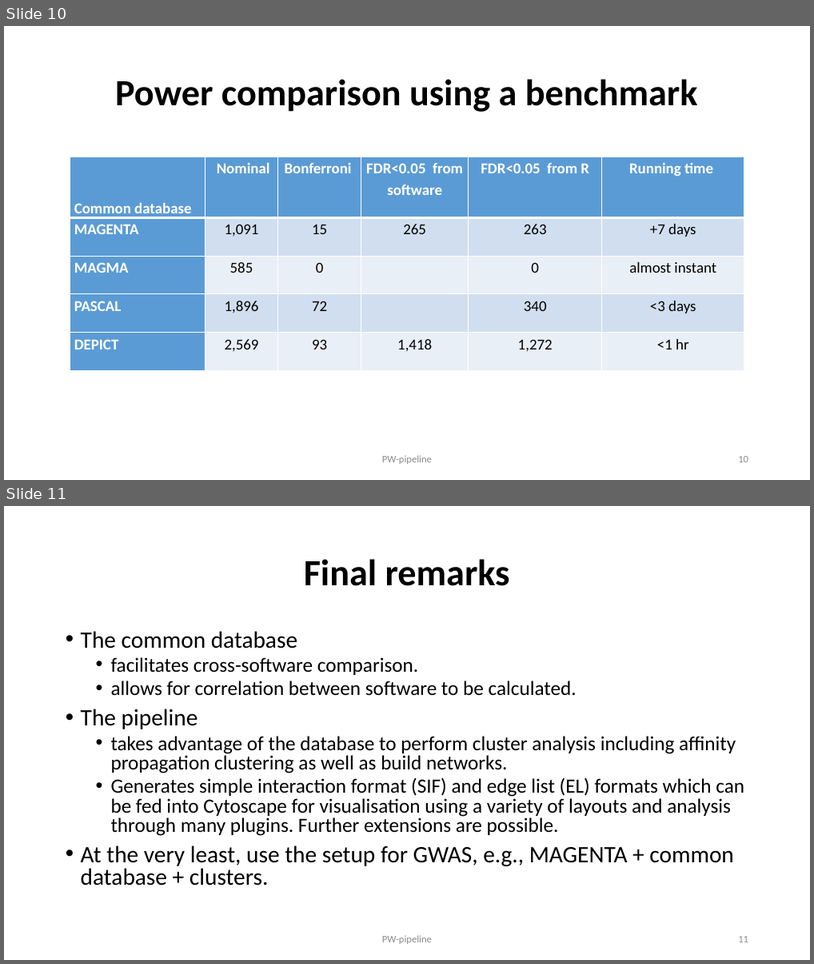
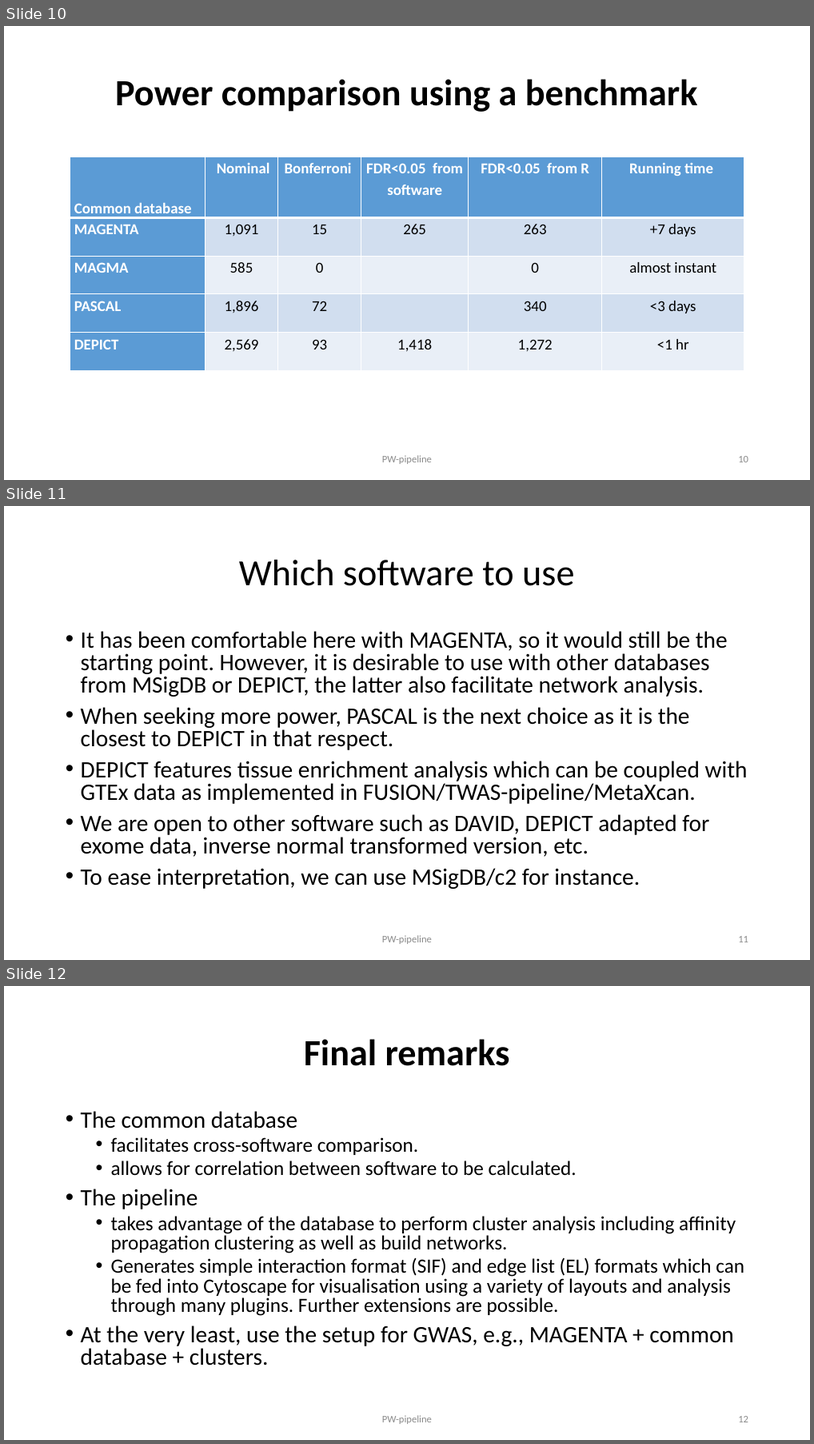
Before and after one commit to jinghuazhao/PW-pipeline, a slide deck: README.pptx. Shown one above the other, each under a label of ours: slides 10 and 11 before the commit, slides 10, 11 and 12 after it. The pictures are 814x964 and 814x1444 pixels, drawn with LibreOffice and Linux fonts; fonts in the diff are those of the drawing. Boxes give left, top, right and bottom in pixels: in the first picture for what was removed or moved away, otherwise in the second. Text is boxed around its words. In the diff, an @@ line names an element or a change of style, - is before the commit and + after.

Commit message:
README

```diff
--- a/README.pptx
+++ b/README.pptx
@@ slide 11 added at bbox=[4, 506, 810, 960], background #FFFFFF @@
@@ title added at bbox=[239, 560, 574, 586], 44 pt, text #000000 @@
+Which software to use
@@ text added at bbox=[81, 631, 748, 888], 28 pt, text #000000 @@
+• It has been comfortable here with MAGENTA, so it would still be the starting point. However, it is desirable to use with other databases from MSigDB or DEPICT, the latter also facilitate network analysis.
+• When seeking more power, PASCAL is the next choice as it is the closest to DEPICT in that respect.
+• DEPICT features tissue enrichment analysis which can be coupled with GTEx data as implemented in FUSION/TWAS-pipeline/MetaXcan.
+• We are open to other software such as DAVID, DEPICT adapted for exome data, inverse normal transformed version, etc.
+• To ease interpretation, we can use MSigDB/c2 for instance.
@@ text added at bbox=[382, 935, 432, 944], 12 pt, text #8C8C8C @@
+PW-pipeline
@@ page number added at bbox=[738, 936, 749, 942], 12 pt, text #8C8C8C @@
+11
@@ what was slide 11 is now slide 12 @@
```
